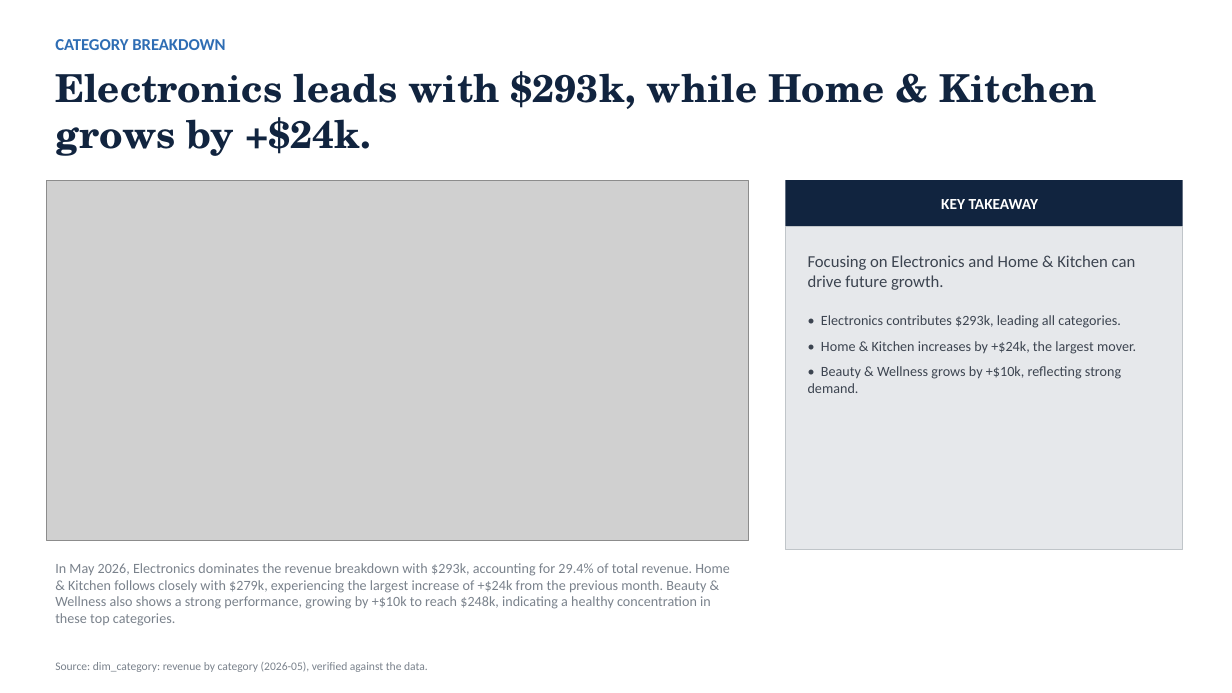
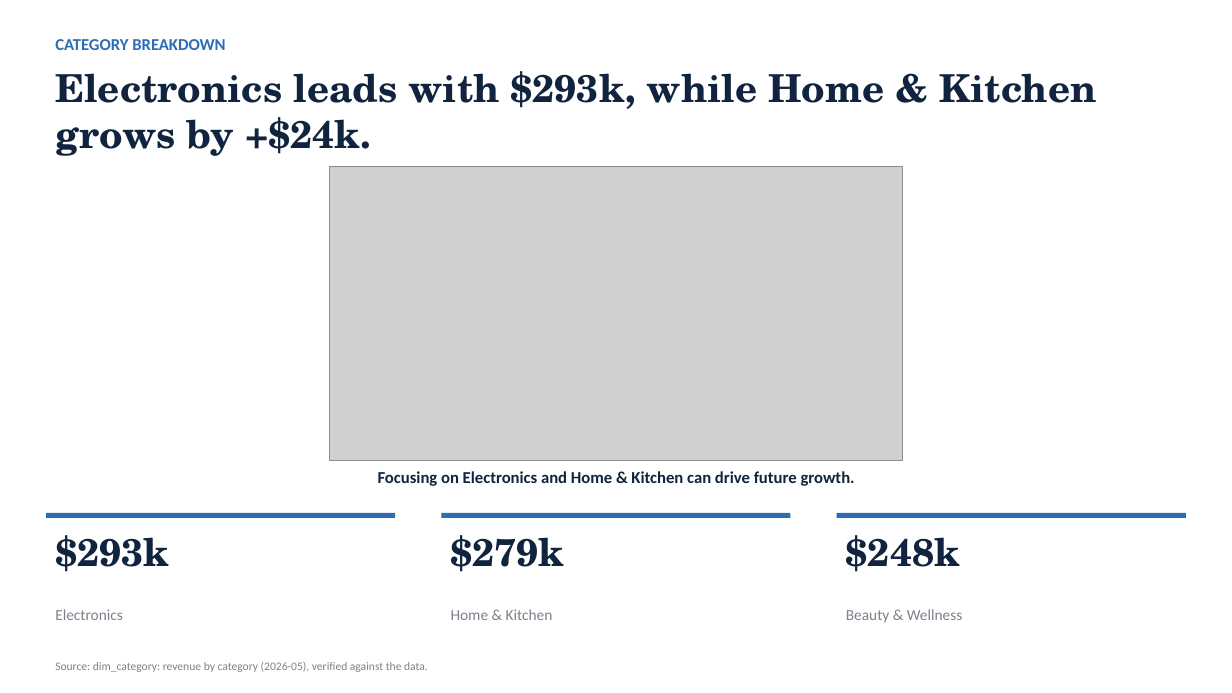
Before and after one commit to AronSarosi/ai-report-generator, a slide deck: slide 6 of app/examples/retail_sales/report.pptx. Drawn at 1232x693 pixels with LibreOffice and Linux fonts; fonts in the diff are those of the drawing; grey boxes stand for pictures. Boxes give left, top, right and bottom in pixels: in the first picture for what was removed or moved away, otherwise in the second. Text is boxed around its words. In the diff, an @@ line names an element or a change of style, - is before the commit and + after.

```diff
--- a/app/examples/retail_sales/report.pptx
+++ b/app/examples/retail_sales/report.pptx
@@ picture: place and size @@
-picture at (46, 180, 749, 541)
+picture at (330, 166, 903, 460)
@@ rectangle removed at (786, 180, 1183, 226) @@
-KEY TAKEAWAY
@@ rectangle removed at (786, 226, 1183, 550) @@
-Focusing on Electronics and Home & Kitchen can drive future growth.
-• Electronics contributes $293k, leading all categories.
-• Home & Kitchen increases by +$24k, the largest mover.
-• Beauty & Wellness grows by +$10k, reflecting strong demand.
@@ text at (378, 471, 855, 486): text changed; size 11 to 13 pt; text colour #7A828C to #11243F; bold on @@
-In May 2026, Electronics dominates the revenue breakdown with $293k, accounting for 29.4% of total revenue. Home & Kitchen follows closely with $279k, experiencing the largest increase of +$24k from the previous month. Beauty & Wellness also shows a strong performance, growing by +$10k to reach $248k, indicating a healthy concentration in these top categories.
+Focusing on Electronics and Home & Kitchen can drive future growth.
@@ rectangle added at (46, 513, 396, 518), fill #2E6DB4 @@
@@ text added at (55, 535, 169, 572), 30 pt, text #11243F, bold @@
+$293k
@@ rectangle added at (442, 513, 791, 518), fill #2E6DB4 @@
@@ text added at (451, 535, 565, 572), 30 pt, text #11243F, bold @@
+$279k
@@ rectangle added at (837, 513, 1187, 518), fill #2E6DB4 @@
@@ text added at (846, 535, 960, 572), 30 pt, text #11243F, bold @@
+$248k
@@ text added at (55, 609, 123, 620), 12 pt, text #7A828C @@
+Electronics
@@ text added at (451, 609, 553, 620), 12 pt, text #7A828C @@
+Home & Kitchen
@@ text added at (846, 609, 963, 623), 12 pt, text #7A828C @@
+Beauty & Wellness
```
Also in this commit, not shown: 1 other slide changed, 1 slide added, 1 slide removed, 22 other files.
